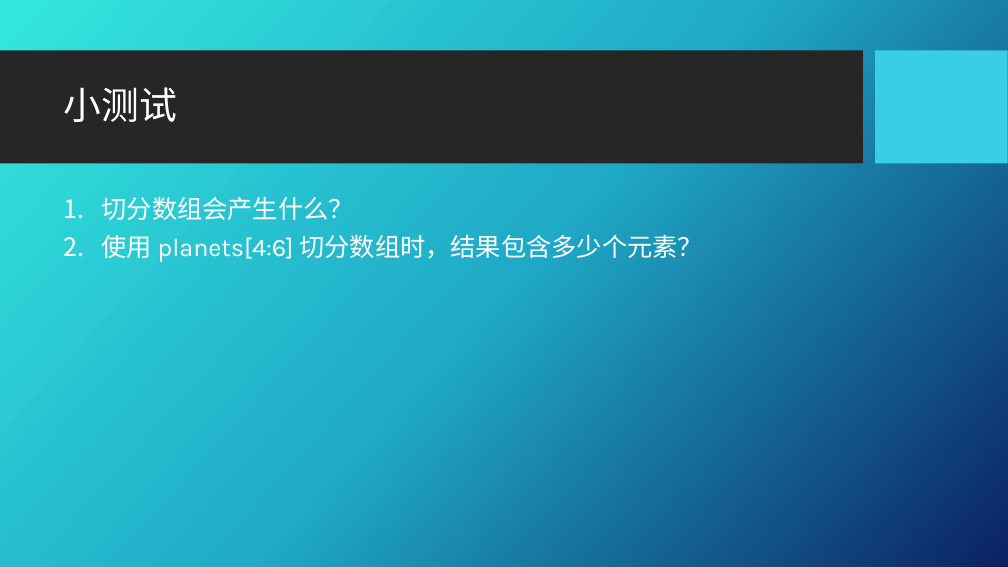
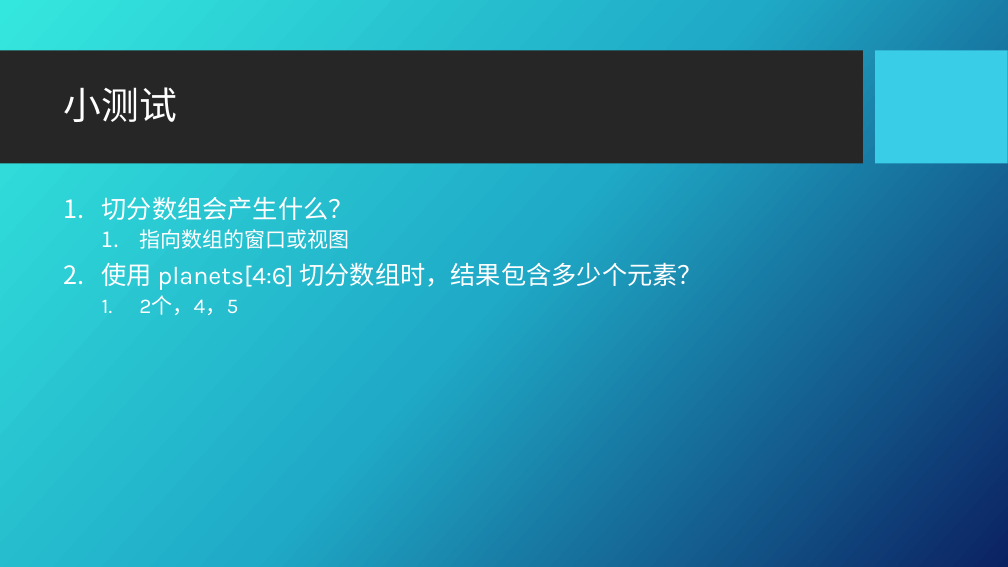
Before and after one commit to Applevegetable/note, a slide deck: slide 5 of PPT/Go 17.pptx. Drawn at 1008x567 pixels with LibreOffice and Linux fonts; fonts in the diff are those of the drawing; background and template pictures are left out. Boxes give left, top, right and bottom in pixels: in the first picture for what was removed or moved away, otherwise in the second. Text is boxed around its words. In the diff, an @@ line names an element or a change of style, - is before the commit and + after.

```diff
--- a/PPT/Go 17.pptx
+++ b/PPT/Go 17.pptx
@@ text at (139,229,349,249): paragraph added @@
+  1. 指向数组的窗口或视图
@@ text at (139,295,238,315): paragraph added @@
+  1. 2个，4，5
```
Also in this commit, not shown: 23 other files.
